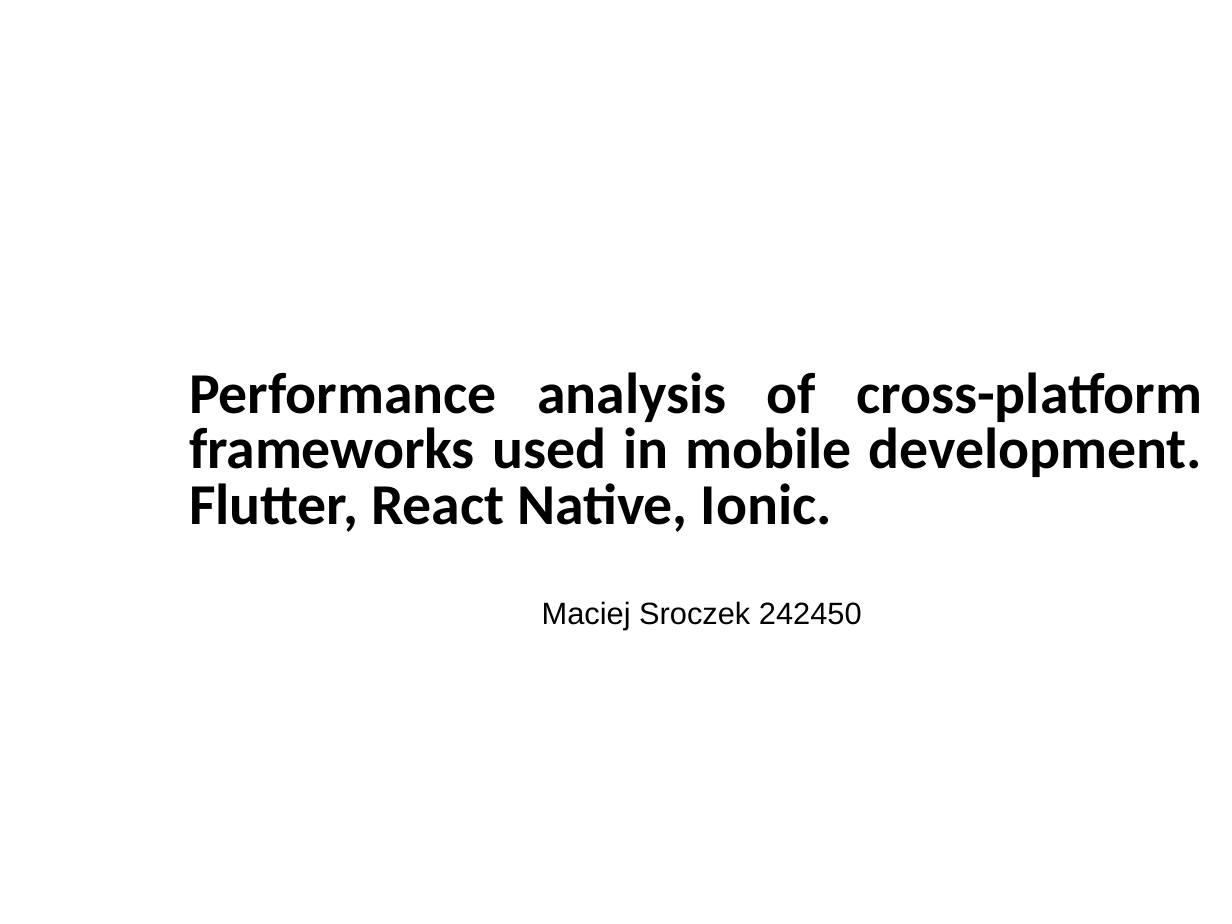
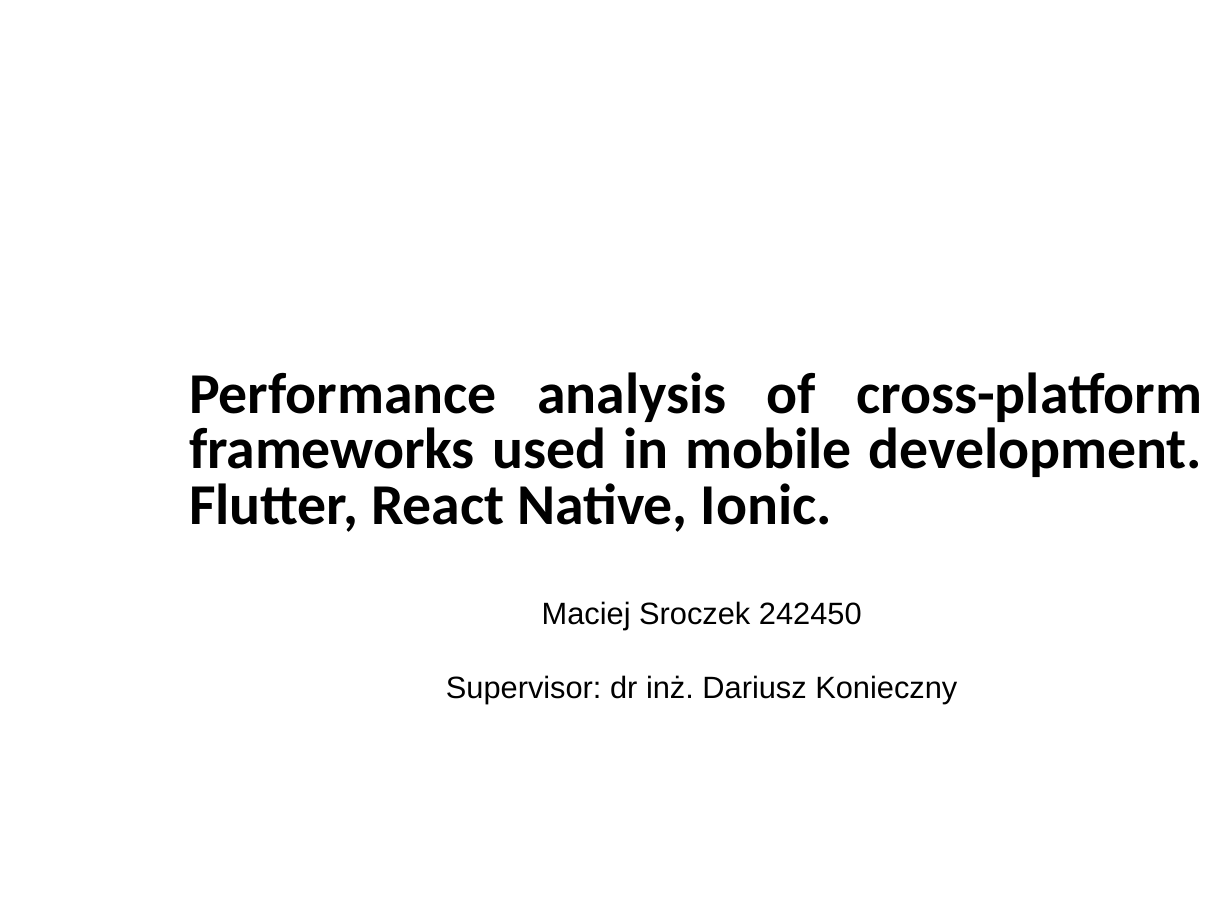
Before and after one commit to macSro/Masters-Thesis, a slide deck: slide 1 of DipSem17-03.pptx. Drawn at 1232x924 pixels with LibreOffice and Linux fonts; fonts in the diff are those of the drawing; background and template pictures are left out. Boxes give left, top, right and bottom in pixels: in the first picture for what was removed or moved away, otherwise in the second. Text is boxed around its words. In the diff, an @@ line names an element or a change of style, - is before the commit and + after.

```diff
--- a/DipSem17-03.pptx
+++ b/DipSem17-03.pptx
@@ text at [446,675,957,704]: paragraph added @@
+Supervisor: dr inż. Dariusz Konieczny
```
Also in this commit, not shown: 2 other slides changed.
